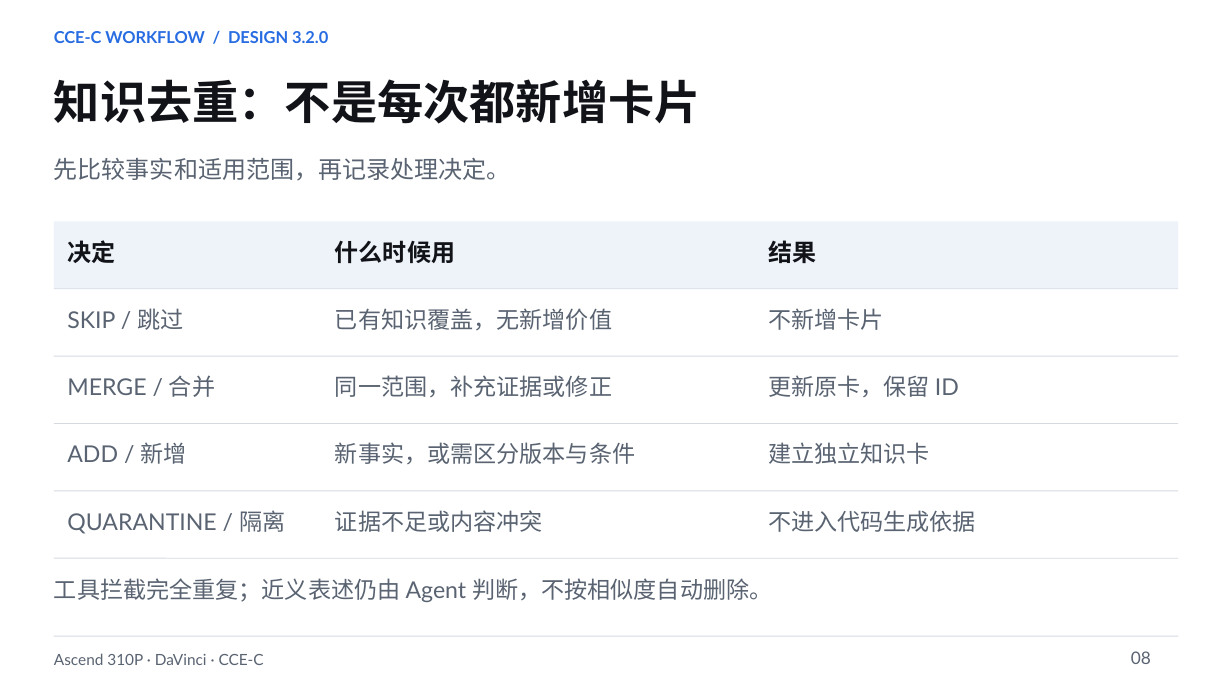
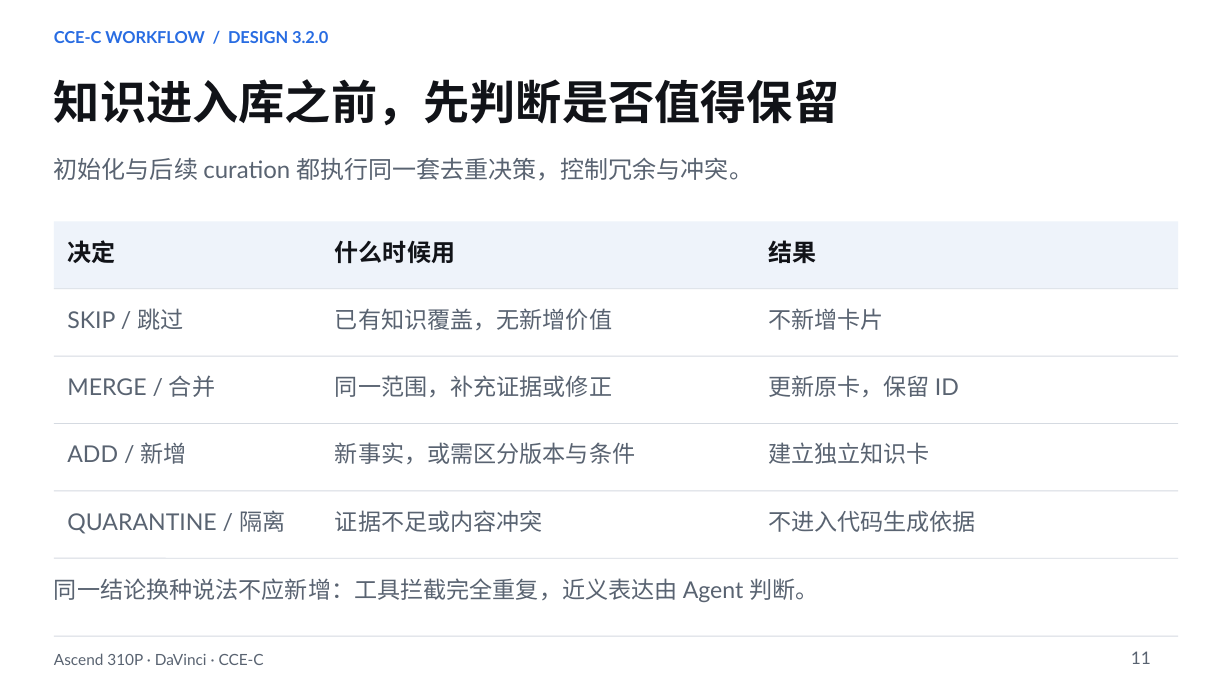
Before and after one commit to chao-shu/CCE_SKILL, a slide deck: slide 11 of docs/Ascend310P_CCEC_Workflow_v3.2.0_CN.pptx (slide 8 before the commit). Drawn at 1232x693 pixels with LibreOffice and Linux fonts; fonts in the diff are those of the drawing. Boxes give left, top, right and bottom in pixels: in the first picture for what was removed or moved away, otherwise in the second. Text is boxed around its words. In the diff, an @@ line names an element or a change of style, - is before the commit and + after.

```diff
--- a/docs/Ascend310P_CCEC_Workflow_v3.2.0_CN.pptx
+++ b/docs/Ascend310P_CCEC_Workflow_v3.2.0_CN.pptx
@@ text at [54,79,839,125]: text changed @@
-知识去重：不是每次都新增卡片
+知识进入库之前，先判断是否值得保留
@@ text at [54,158,753,180]: text changed @@
-先比较事实和适用范围，再记录处理决定。
+初始化与后续 curation 都执行同一套去重决策，控制冗余与冲突。
@@ text at [54,578,818,602]: text changed @@
-工具拦截完全重复；近义表述仍由 Agent 判断，不按相似度自动删除。
+同一结论换种说法不应新增：工具拦截完全重复，近义表达由 Agent 判断。
@@ text at [1131,651,1151,664]: text changed @@
-08
+11
```
Also in this commit, not shown: 14 other slides changed.
